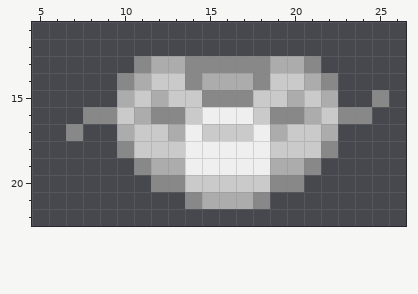
File history of a pixel-art sprite, Resources/Textures/Adventure/Objects/Clothing/underwear/Trusi.rsi/icon-zasranes.png. The first picture shows the starting point.
The file is 32x32 pixels. Shown: x 5..26, y 11..22.
New version:
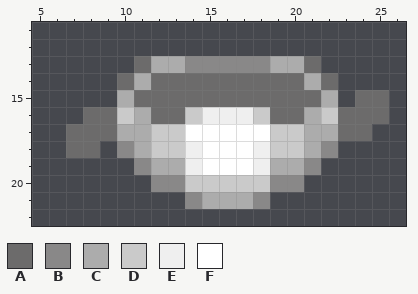
Palette (. is transparent): A #6c6b6b  B #898888  C #acacac  D #cacaca  E #efefef  F #ffffff
Diff:
{"y":13,"x":11,"old":"B","new":"A"}
{"y":13,"x":21,"old":"B","new":"A"}
{"y":14,"x":10,"old":"B","new":"A"}
{"y":14,"x":12,"old":"DDBCCCBDD","new":"AAAAAAAAA"}
{"y":14,"x":22,"old":"B","new":"A"}
{"y":15,"x":11,"old":"DCDDBBBDDCD","new":"AAAAAAAAAAA"}
{"y":15,"x":24,"old":".B","new":"AA"}
{"y":16,"x":8,"old":"BB","new":"AA"}
{"y":16,"x":12,"old":"BB","new":"AA"}
{"y":16,"x":19,"old":"BB","new":"AA"}
{"y":16,"x":23,"old":"BB.","new":"AAA"}
{"y":17,"x":7,"old":"B..","new":"AAA"}
{"y":17,"x":11,"old":"D","new":"C"}
{"y":17,"x":13,"old":"CEDDDEC","new":"DFFFFFD"}
{"y":17,"x":21,"old":"D","new":"C"}
{"y":17,"x":23,"old":"..","new":"AA"}
{"y":18,"x":7,"old":"..","new":"AA"}
{"y":18,"x":11,"old":"D","new":"C"}
{"y":18,"x":15,"old":"EEE","new":"FFF"}
{"y":18,"x":21,"old":"D","new":"C"}
{"y":19,"x":15,"old":"EEE","new":"FFF"}
